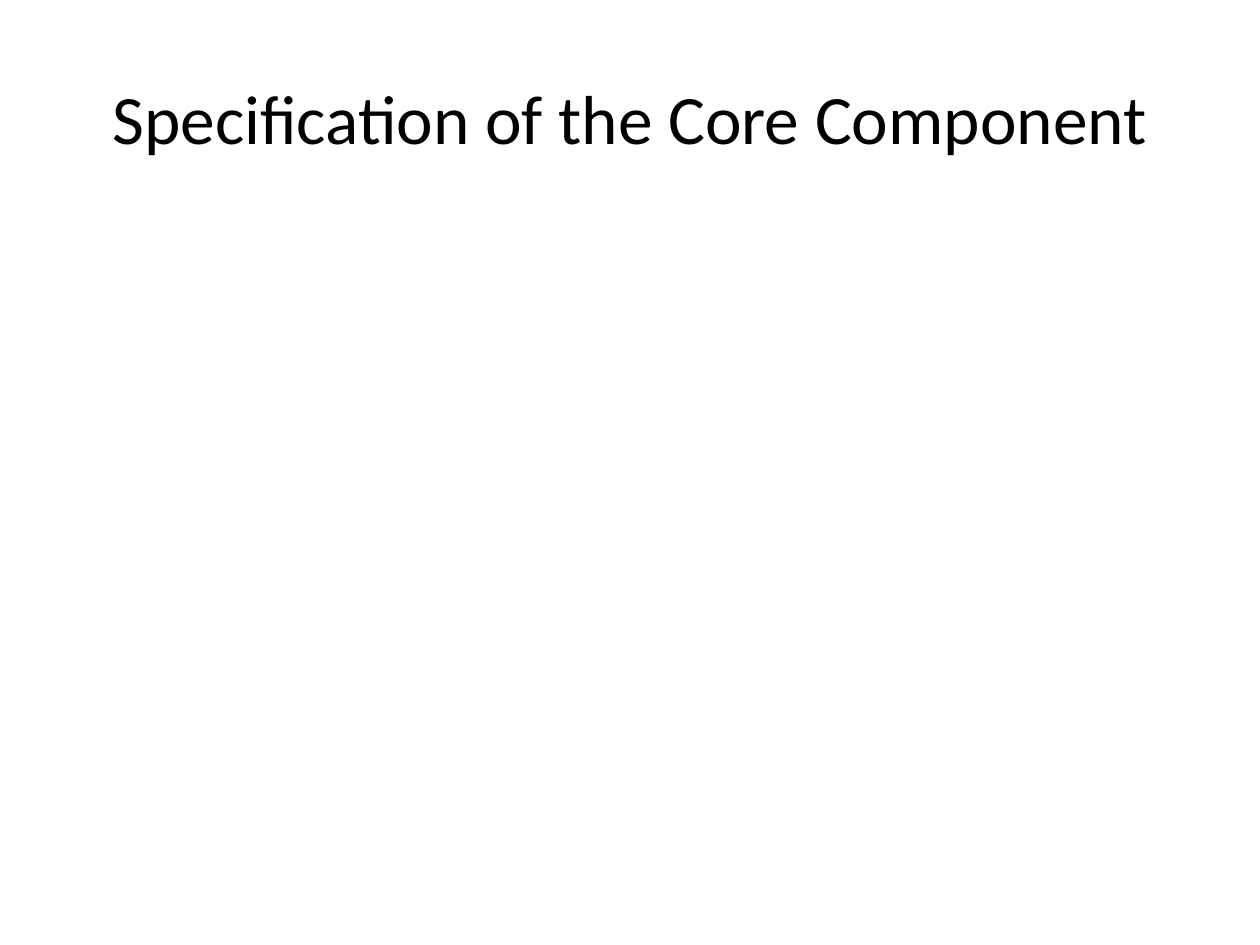
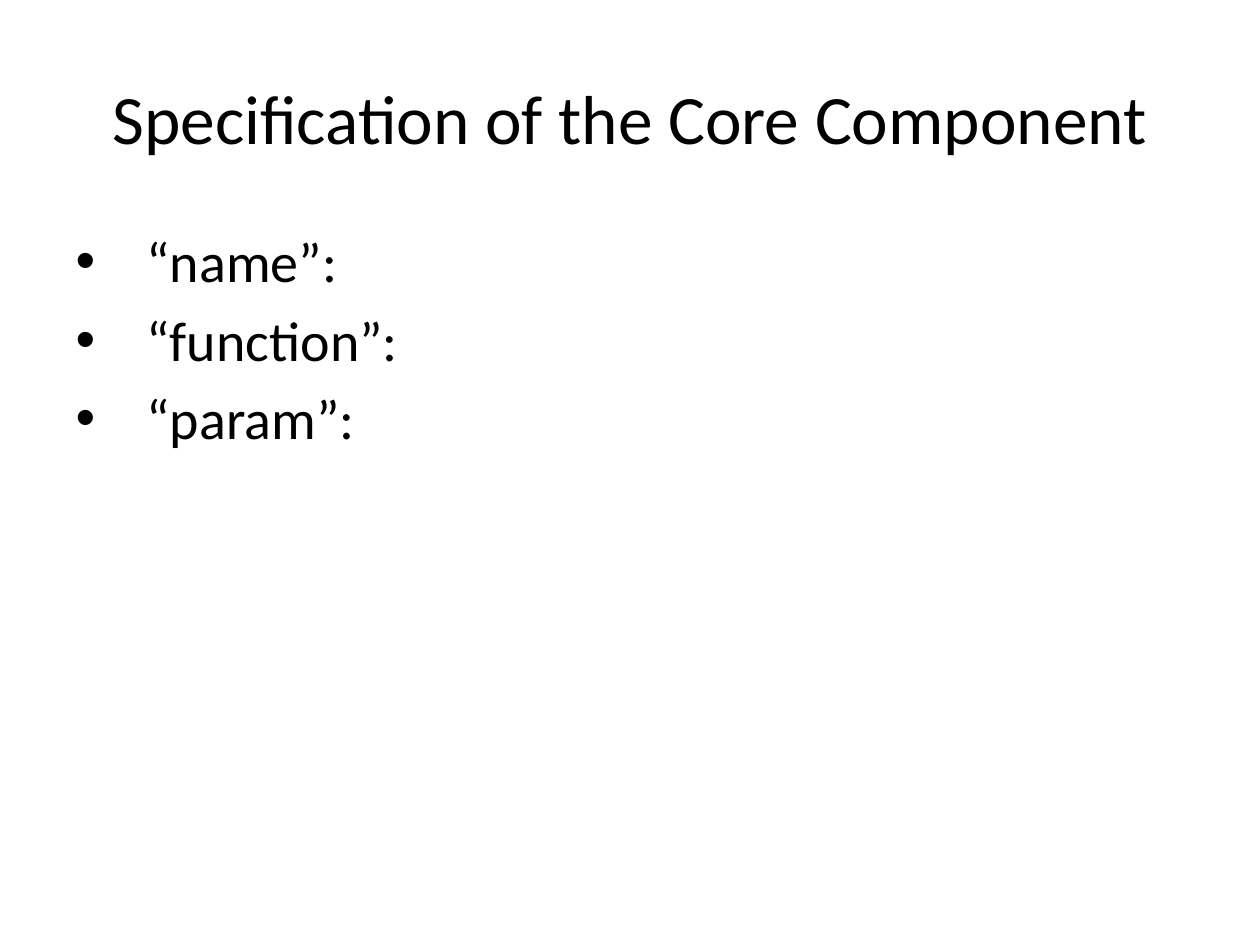
Before and after one commit to timurkelin/simsimd, a slide deck: slide 71 of doc/simsimd.pptx. Drawn at 1260x945 pixels with LibreOffice and Linux fonts; fonts in the diff are those of the drawing; background and template pictures are left out. Boxes give left, top, right and bottom in pixels: in the first picture for what was removed or moved away, otherwise in the second. Text is boxed around its words. In the diff, an @@ line names an element or a change of style, - is before the commit and + after.

```diff
--- a/doc/simsimd.pptx
+++ b/doc/simsimd.pptx
@@ text added at (x1=146, y1=241, x2=397, y2=448), 32 pt, text #000000 @@
+• “name”:
+• “function”:
+• “param”:
```
Also in this commit, not shown: 8 other slides changed, 3 other files.
